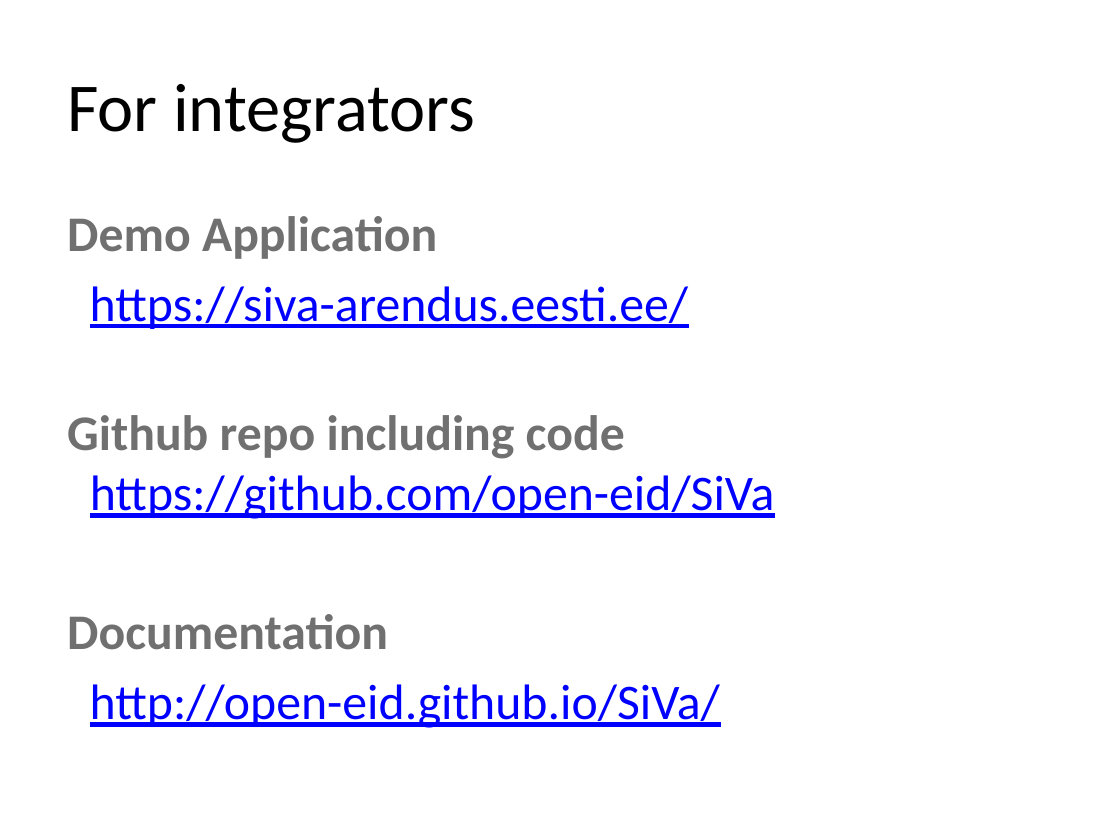
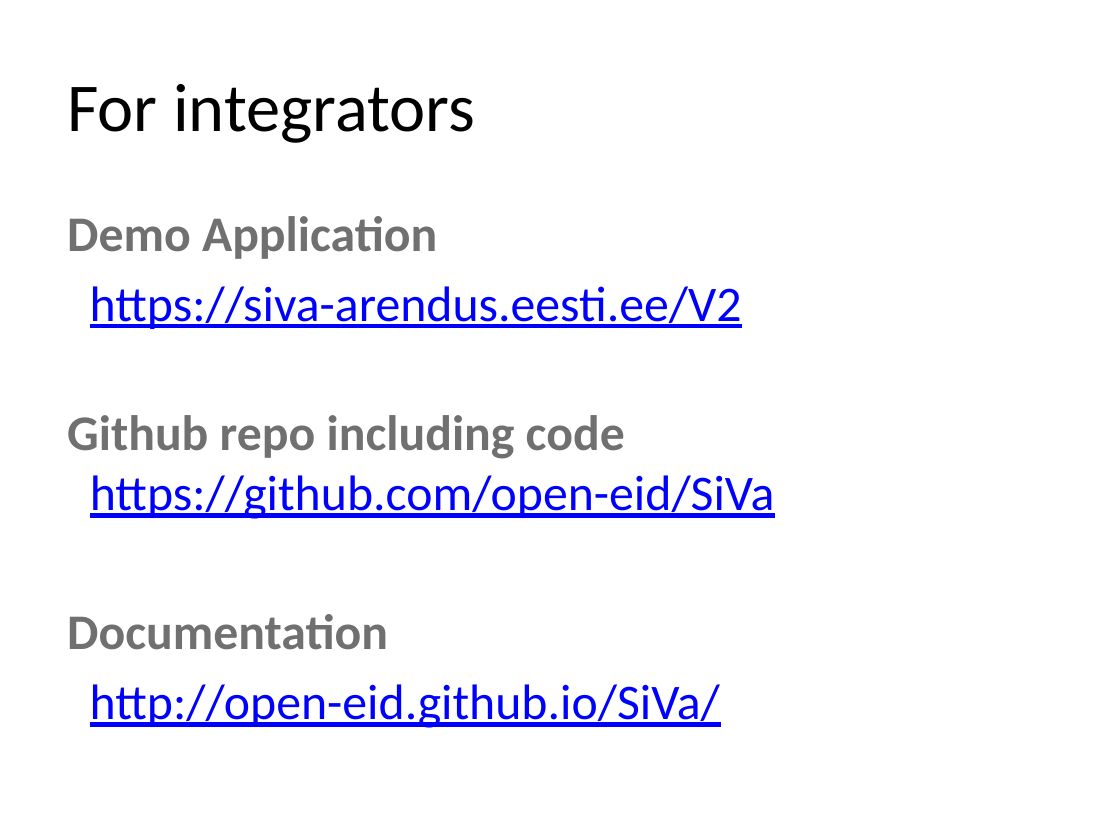
Before and after one commit to open-eid/SiVa, a slide deck: slide 8 of docs/presentation/SiVA_presentation_ENG.pptx. Drawn at 1120x840 pixels with LibreOffice and Linux fonts; fonts in the diff are those of the drawing. Boxes give left, top, right and bottom in pixels: in the first picture for what was removed or moved away, otherwise in the second. Text is boxed around its words. In the diff, an @@ line names an element or a change of style, - is before the commit and + after.

```diff
--- a/docs/presentation/SiVA_presentation_ENG.pptx
+++ b/docs/presentation/SiVA_presentation_ENG.pptx
@@ text at [90,286,742,329]: text changed @@
-https://siva-arendus.eesti.ee/
+https://siva-arendus.eesti.ee/V2
```
Also in this commit, not shown: 5 other slides changed, 3 other files.
